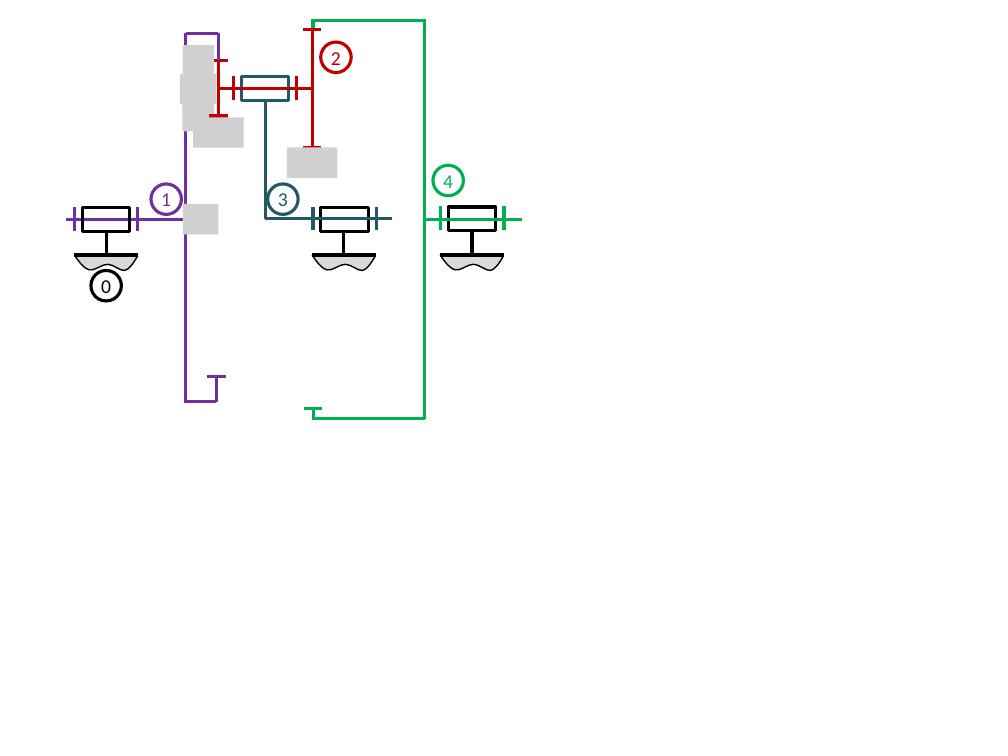
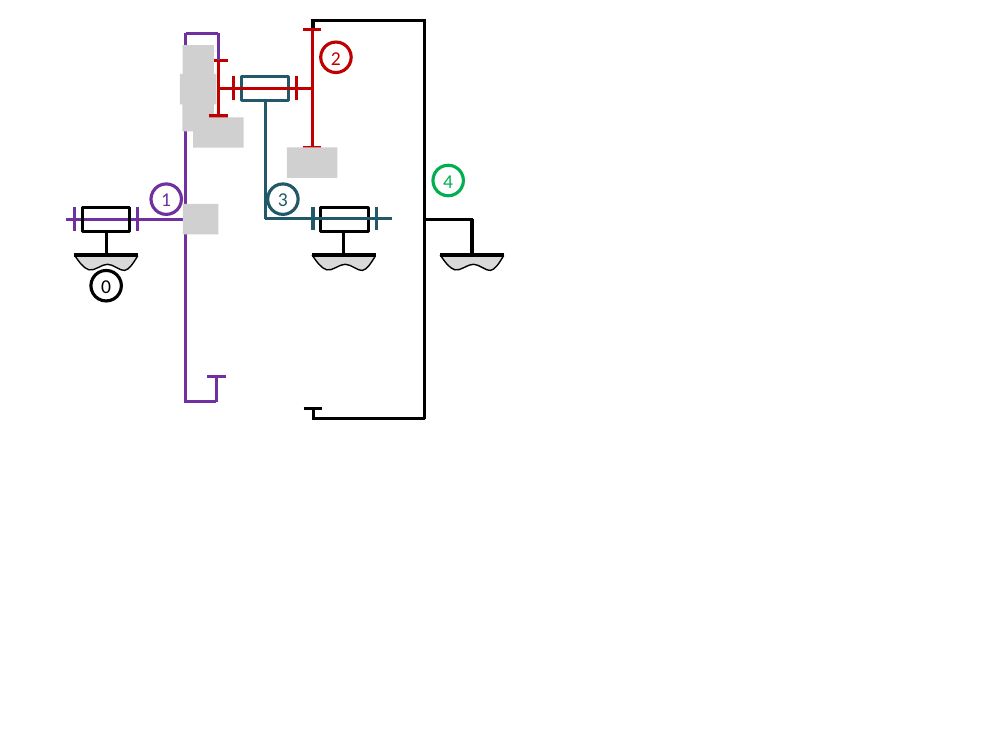
Before and after one commit to xpessoles/Cy_99_PSI_Revisions, a slide deck: slide 5 of 02_Cinematique_TrainsEpi/Application_InertieEquivalente_Reducteur/images/Figures.pptx. Drawn at 1008x756 pixels with LibreOffice and Linux fonts; fonts in the diff are those of the drawing; grey boxes stand for pictures. Boxes give left, top, right and bottom in pixels: in the first picture for what was removed or moved away, otherwise in the second. Text is boxed around its words. In the diff, an @@ line names an element or a change of style, - is before the commit and + after.

```diff
--- a/02_Cinematique_TrainsEpi/Application_InertieEquivalente_Reducteur/images/Figures.pptx
+++ b/02_Cinematique_TrainsEpi/Application_InertieEquivalente_Reducteur/images/Figures.pptx
@@ line (424, 20) - (312, 20): stroke #00B050 2.25 pt to #000000 2.25 pt @@
@@ line (312, 29) - (312, 19): stroke #00B050 2.25 pt to #000000 2.25 pt @@
@@ line (424, 19) - (424, 418): stroke #00B050 2.25 pt to #000000 2.25 pt @@
@@ line removed from (440, 207) to (440, 230) @@
@@ rectangle removed at (449, 207, 496, 231) @@
@@ line removed from (504, 207) to (504, 230) @@
@@ line moved from (424, 220) - (521, 220) to (424, 220) - (473, 220) @@
@@ line (424, 220) - (473, 220): stroke #00B050 2.25 pt to #000000 2.25 pt @@
@@ line moved from (472, 231) - (472, 255) to (472, 220) - (472, 255) @@
@@ line (303, 408) - (323, 408): stroke #00B050 2.25 pt to #000000 2.25 pt @@
@@ line (424, 418) - (312, 418): stroke #00B050 2.25 pt to #000000 2.25 pt @@
@@ line (313, 417) - (313, 408): stroke #00B050 2.25 pt to #000000 2.25 pt @@
```
Also in this commit, not shown: 1 other slide changed, 4 other files.
